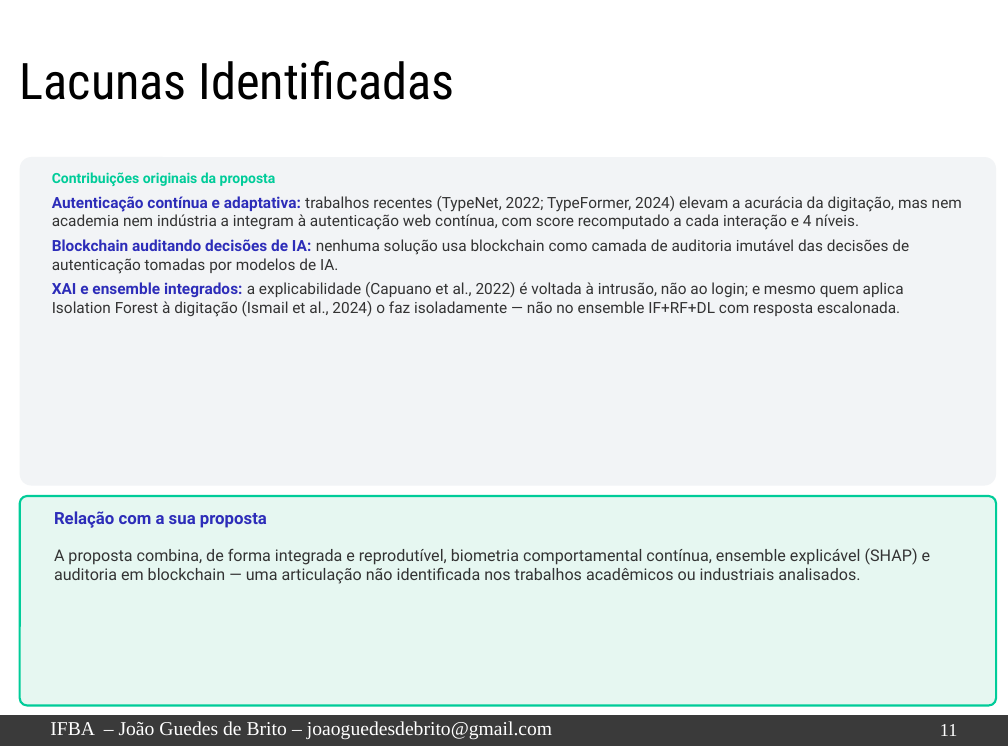
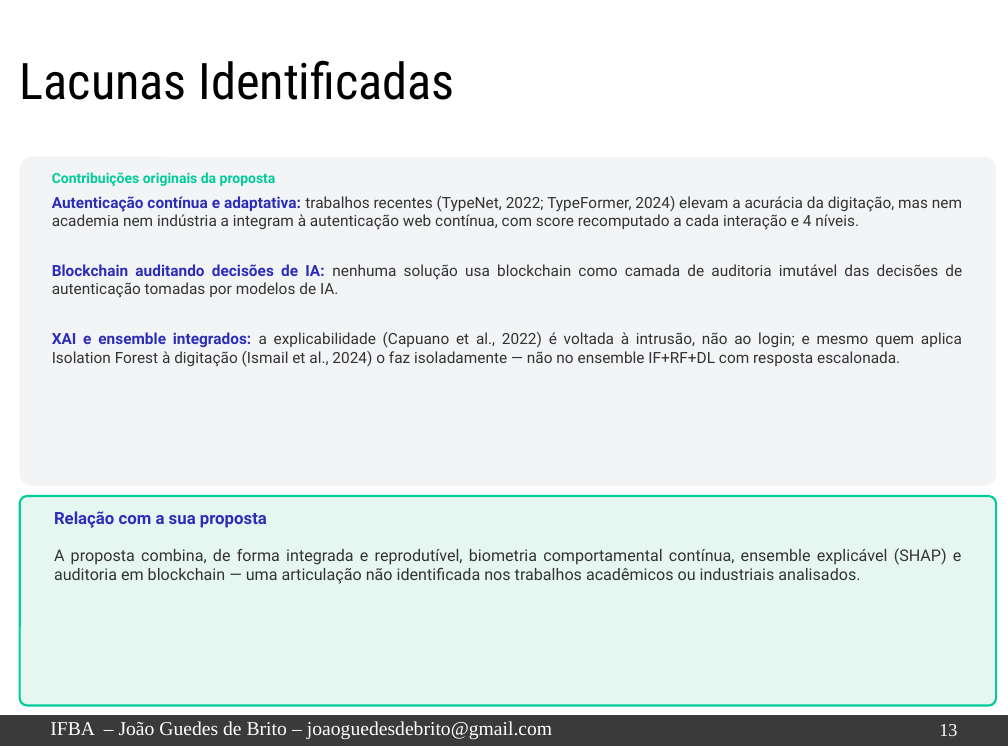
Before and after one commit to jgbcientista/gestao-autonomo, a slide deck: slide 14 of docs/trabalhos-relacionados.pptx (slide 12 before the commit). Drawn at 1008x756 pixels with LibreOffice and Linux fonts; fonts in the diff are those of the drawing; background and template pictures are left out. Boxes give left, top, right and bottom in pixels: in the first picture for what was removed or moved away, otherwise in the second. Text is boxed around its words. In the diff, an @@ line names an element or a change of style, - is before the commit and + after.

```diff
--- a/docs/trabalhos-relacionados.pptx
+++ b/docs/trabalhos-relacionados.pptx
@@ text at (52,196,962,367): alignment left to justified @@
@@ text "A proposta combina, de forma ..." at (54,548,962,584): alignment left to justified @@
@@ page number at (939,724,957,736): text changed @@
-11
+13
```
Also in this commit, not shown: 11 other slides changed, 2 slides added.
